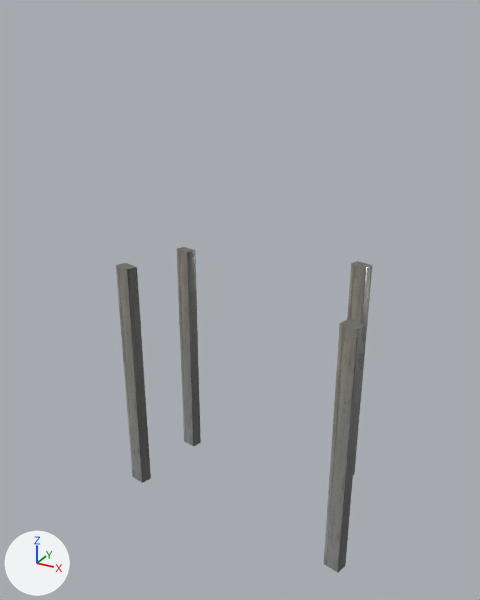
What one commit did to the glTF model public/models/assets/pillars.glb.
Rendered twice from a camera (50 mm lens) standing at (11.1, -21.3, 19.6) and looking at (-0.3, -0.6, 9.3). Every picture has the same lights, and +X, +Y and +Z are marked at lower left. The first picture is the older version.

Objects in the first picture: 'Retopo_3DModel_mesh.001', 'Retopo_3DModel_mesh.002', 'Retopo_3DModel_mesh.003', 'Retopo_3DModel_mesh.004'.
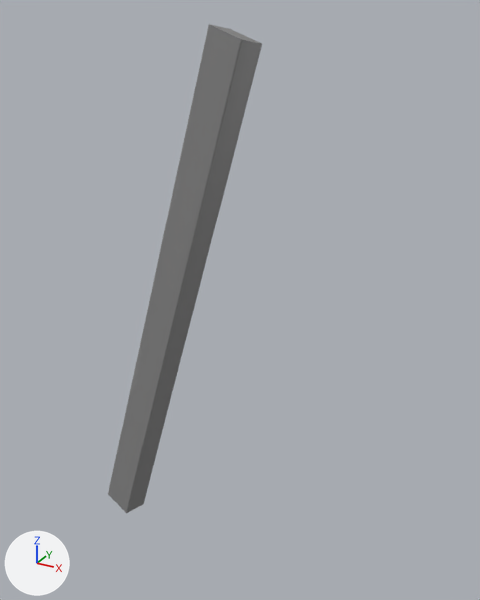
Location of each change, (x1, y1, x2, y2) in pixels of the pictures (480 x 600 px):
```json
{"object": "Retopo_3DModel_mesh.004", "change": "recoloured, moved, turned, rescaled", "before": [116, 263, 151, 483], "after": [108, 24, 262, 513]}
{"object": "Retopo_3DModel_mesh.001", "change": "deleted", "before": [324, 319, 366, 572]}
{"object": "Retopo_3DModel_mesh.003", "change": "deleted", "before": [176, 247, 201, 447]}
{"object": "Retopo_3DModel_mesh.002", "change": "deleted", "before": [347, 261, 372, 475]}
```

The change, as JSON lines over the scene's bpy script:
```json
{"op": "add", "block": "mat_material_052", "code": ["mat_material_052 = principled_material('Material.052')", "mat_material_052.base_color = (0.232, 0.232, 0.232)  # grey #848484"]}
{"block": "me_retopo_3dmodel_mesh_004", "where": "me_retopo_3dmodel_mesh_004.from_pydata(...)  # 1003 vertices, 1817 faces; spans x -0.351..0.356, y -0.266..0.274, z -0.003..1.072"}
{"op": "remove", "block": "me_retopo_3dmodel_mesh_004", "code": "me_retopo_3dmodel_mesh_004.materials.append(mat_3dmodel_retopo)"}
{"op": "add", "block": "me_retopo_3dmodel_mesh_004", "code": "me_retopo_3dmodel_mesh_004.materials.append(mat_material_052)  # grey #848484"}
{"op": "set", "path": "ob_retopo_3dmodel_mesh_004.location", "old": "(-4.717, -1.898, -0.00833)", "new": "(-4.456, -3.413, -0.00833)"}
{"op": "set", "path": "ob_retopo_3dmodel_mesh_004.rotation_euler", "old": "(0.0, 0.0, -0.175)", "new": "(-0.0507, 0.28, -0.182)", "note": "degrees (0, 0, -10) -> degrees (-2.9, 16, -10)"}
{"op": "set", "path": "ob_retopo_3dmodel_mesh_004.scale", "old": "(1.0, 1.0, 9.65)", "new": "(1.92, 1.92, 18.5)"}
{"op": "remove", "block": "ob_retopo_3dmodel_mesh_001", "code": ["ob_retopo_3dmodel_mesh_001 = bpy.data.objects.new('Retopo_3DModel_mesh.001', me_retopo_3dmodel_mesh_004)", "ob_retopo_3dmodel_mesh_001.parent = ob_pillar_001", "ob_retopo_3dmodel_mesh_001.location = (-4.717, -1.898, -0.00833)", "ob_retopo_3dmodel_mesh_001.rotation_euler = (0.0, 0.0, -0.175)  # degrees (0, 0, -10)", "ob_retopo_3dmodel_mesh_001.scale = (1.0, 1.0, 9.65)"]}
{"op": "remove", "block": "ob_retopo_3dmodel_mesh_002", "code": ["ob_retopo_3dmodel_mesh_002 = bpy.data.objects.new('Retopo_3DModel_mesh.002', me_retopo_3dmodel_mesh_004)", "ob_retopo_3dmodel_mesh_002.parent = ob_pillar_002", "ob_retopo_3dmodel_mesh_002.location = (-4.717, -1.898, -0.00833)", "ob_retopo_3dmodel_mesh_002.rotation_euler = (0.0, 0.0, -0.175)  # degrees (0, 0, -10)", "ob_retopo_3dmodel_mesh_002.scale = (1.0, 1.0, 9.65)"]}
{"op": "remove", "block": "ob_retopo_3dmodel_mesh_003", "code": ["ob_retopo_3dmodel_mesh_003 = bpy.data.objects.new('Retopo_3DModel_mesh.003', me_retopo_3dmodel_mesh_004)", "ob_retopo_3dmodel_mesh_003.parent = ob_pillar_003", "ob_retopo_3dmodel_mesh_003.location = (-4.717, -1.898, -0.00833)", "ob_retopo_3dmodel_mesh_003.rotation_euler = (0.0, 0.0, -0.175)  # degrees (0, 0, -10)", "ob_retopo_3dmodel_mesh_003.scale = (1.0, 1.0, 9.65)"]}
```
